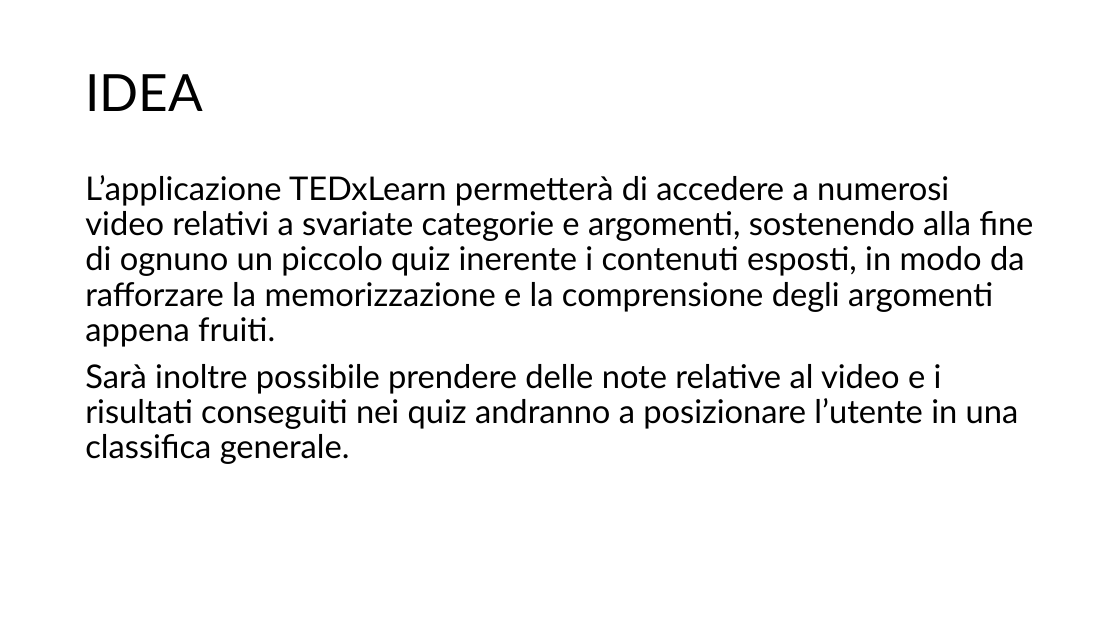
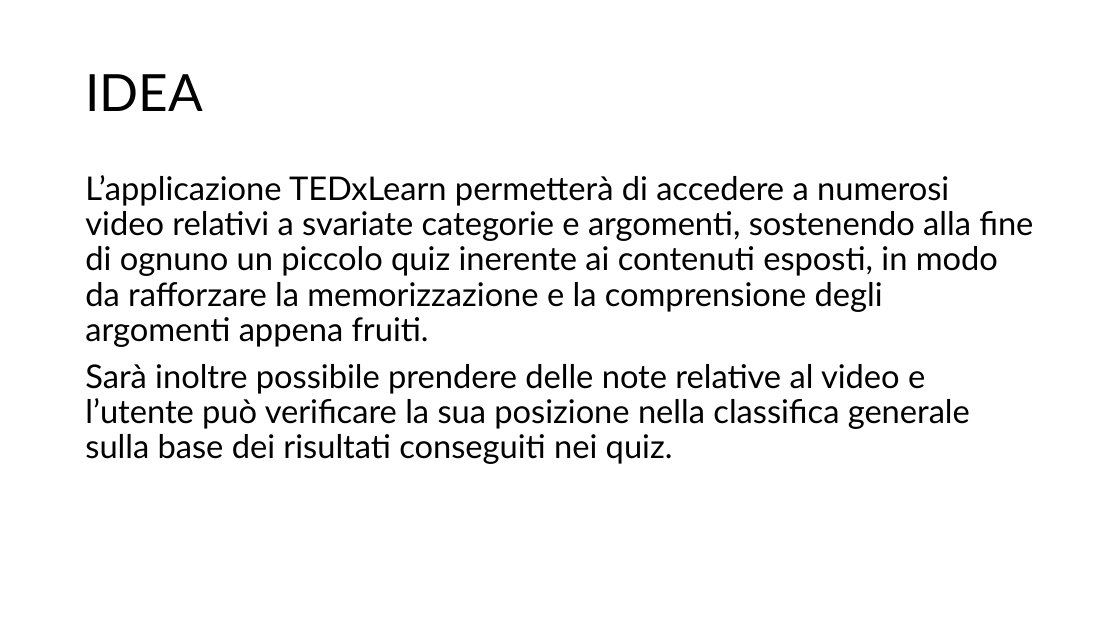
Before and after one commit to carraraFederico/TEDxLearn_ProgettoCloudMobile_2024, a slide deck: slide 2 of TEDxLearn.pptx. Drawn at 1120x630 pixels with LibreOffice and Linux fonts; fonts in the diff are those of the drawing. Boxes give left, top, right and bottom in pixels: in the first picture for what was removed or moved away, otherwise in the second. Text is boxed around its words. In the diff, an @@ line names an element or a change of style, - is before the commit and + after.

Commit message:
Update TEDxLearn.pptx
Aggiunta architettura

```diff
--- a/TEDxLearn.pptx
+++ b/TEDxLearn.pptx
@@ text at [85,175,1033,464]: text changed @@
-L’applicazione TEDxLearn permetterà di accedere a numerosi video relativi a svariate categorie e argomenti, sostenendo alla fine di ognuno un piccolo quiz inerente i contenuti esposti, in modo da rafforzare la memorizzazione e la comprensione degli argomenti appena fruiti.
-Sarà inoltre possibile prendere delle note relative al video e i risultati conseguiti nei quiz andranno a posizionare l’utente in una classifica generale.
+L’applicazione TEDxLearn permetterà di accedere a numerosi video relativi a svariate categorie e argomenti, sostenendo alla fine di ognuno un piccolo quiz inerente ai contenuti esposti, in modo da rafforzare la memorizzazione e la comprensione degli argomenti appena fruiti.
+Sarà inoltre possibile prendere delle note relative al video e l’utente può verificare la sua posizione nella classifica generale sulla base dei risultati conseguiti nei quiz.
```
Also in this commit, not shown: 4 other slides changed.
